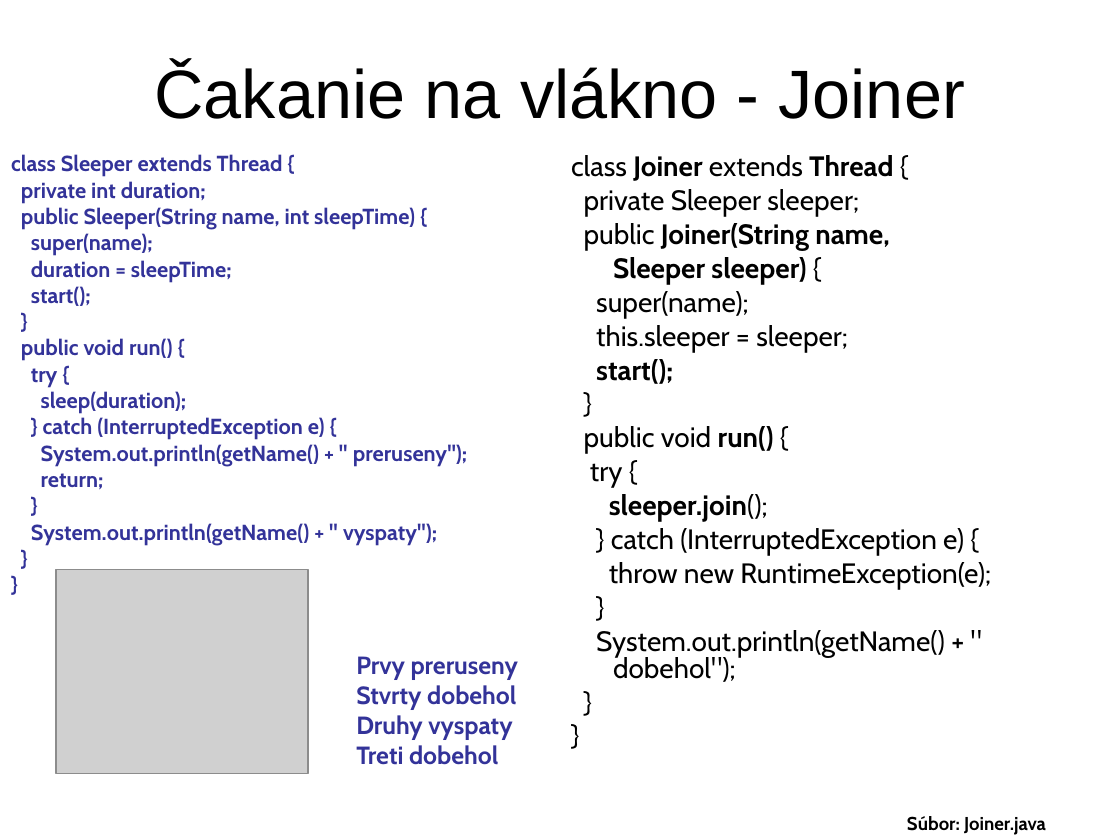
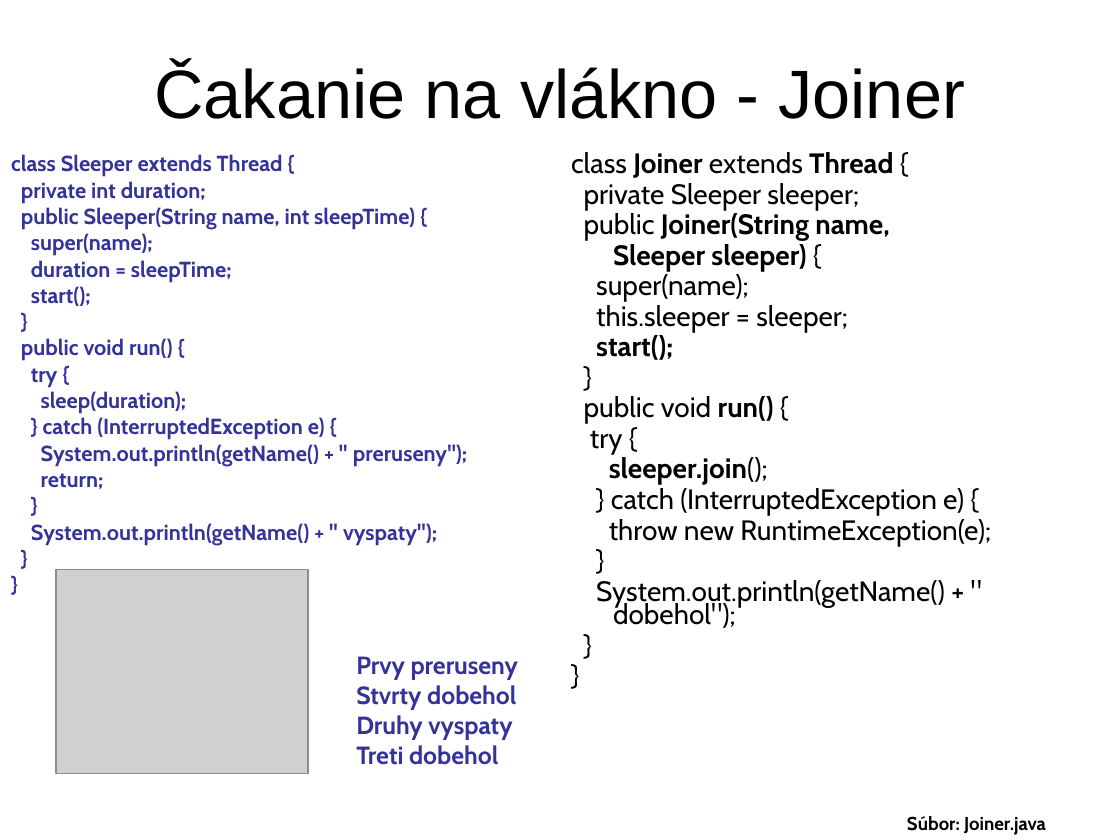
Before and after one commit to Programovanie4/Prednasky, a slide deck: slide 6 of 10/10_java.ppt. Drawn at 1120x840 pixels with LibreOffice and Linux fonts; fonts in the diff are those of the drawing; grey boxes stand for pictures. Boxes give left, top, right and bottom in pixels: in the first picture for what was removed or moved away, otherwise in the second. Text is boxed around its words. In the diff, an @@ line names an element or a change of style, - is before the commit and + after.

```diff
--- a/10/10_java.ppt
+++ b/10/10_java.ppt
@@ text "class Joiner extends Thread {" at bbox=[571, 152, 991, 628]: line spacing 0.8 to 0.7 @@
```
Also in this commit, not shown: 3 other slides changed.
